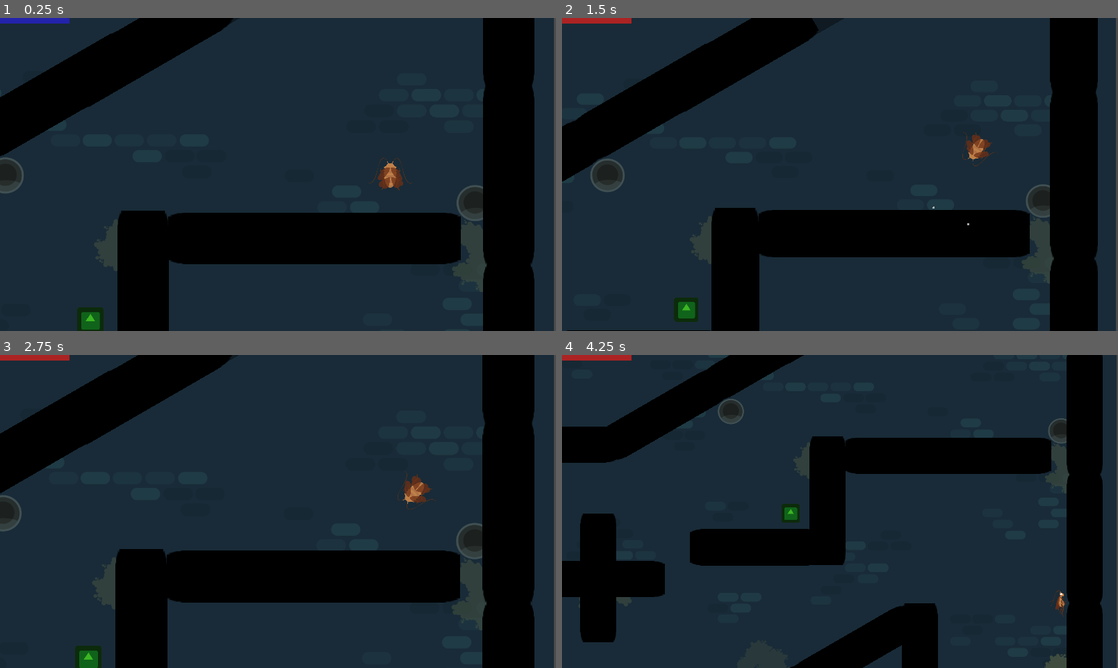
Above: before the commit, frames 1-4 (two rows, left to right).
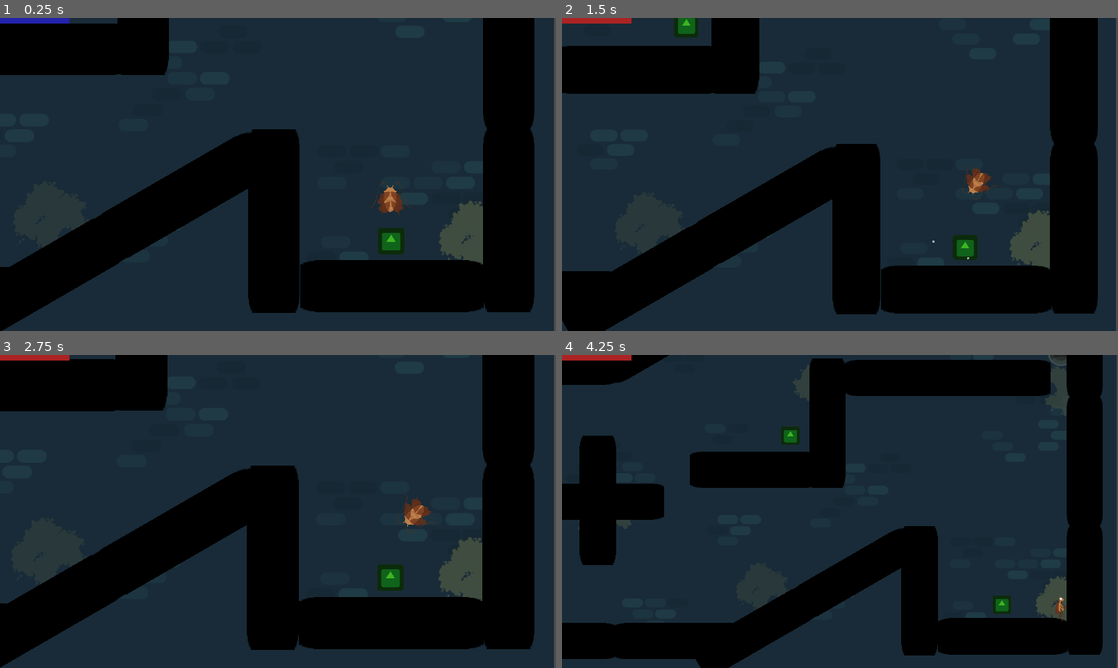
Above: after the commit, the same moments.

Repository: ChibiDenDen/Jook
Game: Godot game, scene res://Scenes/Game.tscn
Same seed, same stepped clock (60 frames per second), same inputs: the game is played once before the commit and once after it. This scene is started directly instead of the project's main scene. The engine's default icon, where the game draws it, is replaced by a stand-in: a white triangle on a blue panel in a dark square.
Inputs (mouse positions are in pixels of both pictures, inside the frame that each line leads up to):
- Up to frame 1 (0.25 s): no input
- Up to frame 2 (1.5 s): move the mouse to (962, 158) at 0.52 s; hold Space (action) 0.53-1.28 s; hold Right (ui_right) from 0.53 s (still down); click (962, 158) at 0.67 s; tap Up (ui_up) at 0.77 s; move the mouse to (728, 190) at 1.27 s; tap Space (action) at 1.35 s
- Up to frame 3 (2.75 s): tap Up (ui_up) at 1.52 s; move the mouse to (333, 442) at 2.02 s; release Right (ui_right) at 2.03 s; hold Left (ui_left) from 2.03 s (still down); hold Space (action) from 2.03 s (still down)
- Up to frame 4 (4.25 s): move the mouse to (812, 574) at 2.77 s; release Left (ui_left) at 2.78 s; release Space (action) at 2.78 s; hold Right (ui_right) from 2.78 s (still down); tap Space (action) at 2.85 s; click (812, 574) at 2.92 s; tap Up (ui_up) at 3.02, 3.77 s; move the mouse to (1006, 558) at 3.52 s; hold Space (action) from 3.53 s (still down)

The runs differ from the first frame. In frame 1, 34% of the frame differs, in the area x 0-97%, y 0-100%; in frame 2, 33%; in frame 3, 34%; in frame 4, 43%, in the area x 0-98%, y 0-100%.

Commit message:
Added some more level with water element

Diff:
--- a/Scenes/Game.tscn
+++ b/Scenes/Game.tscn
@@ -14,6 +14,7 @@
 [ext_resource path="res://Resources/background-05.png" type="Texture" id=12]
 [ext_resource path="res://Objects/Obstacles/Walls/Wall.tscn" type="PackedScene" id=13]
 [ext_resource path="res://Objects/Obstacles/Walls/BreakableWall.tscn" type="PackedScene" id=14]
+[ext_resource path="res://Objects/Obstacles/Water/Water.tscn" type="PackedScene" id=15]
 
 [node name="PhysicsGame" type="Node2D"]
 
@@ -68,113 +69,14 @@
 [node name="Checkpoint2" parent="Checkpoints" instance=ExtResource( 2 )]
 position = Vector2( 1434.57, 640.268 )
 
-[node name="World" type="Node2D" parent="."]
-
-[node name="Wall" parent="World" instance=ExtResource( 13 )]
-position = Vector2( 2450.2, 1172.44 )
-
-[node name="Wall14" parent="World" instance=ExtResource( 13 )]
-position = Vector2( 2450.2, 286.668 )
-
-[node name="Wall2" parent="World" instance=ExtResource( 13 )]
-position = Vector2( 2450.2, 727.966 )
-
-[node name="Wall3" parent="World" instance=ExtResource( 13 )]
-position = Vector2( 2450.2, 727.966 )
-
-[node name="Wall4" parent="World" instance=ExtResource( 13 )]
-position = Vector2( 1880.27, 1174.44 )
-
-[node name="Wall19" parent="World" instance=ExtResource( 13 )]
-position = Vector2( 770.291, 862.988 )
-
-[node name="Wall6" parent="World" instance=ExtResource( 13 )]
-position = Vector2( 1562.42, 597.265 )
-
-[node name="Wall9" parent="World" instance=ExtResource( 13 )]
-position = Vector2( 1656.78, 1116 )
-rotation = 1.0472
-
-[node name="Wall10" parent="World" instance=ExtResource( 13 )]
-position = Vector2( 1310.3, 1316.24 )
-rotation = 1.0472
-
-[node name="Wall5" parent="World" instance=ExtResource( 13 )]
-position = Vector2( 2166.86, 1332.21 )
-rotation = 1.57079
-
-[node name="Wall11" parent="World" instance=ExtResource( 13 )]
-position = Vector2( 1047.74, 1348.08 )
-rotation = 1.57079
-
-[node name="Wall12" parent="World" instance=ExtResource( 13 )]
-position = Vector2( 1310, 757.569 )
-rotation = 1.57079
-
-[node name="Wall13" parent="World" instance=ExtResource( 13 )]
-position = Vector2( 776.762, 867.203 )
-rotation = 1.57079
-
-[node name="Wall20" parent="World" instance=ExtResource( 13 )]
-position = Vector2( 610.265, 403.028 )
-rotation = 1.57079
-
-[node name="Wall21" parent="World" instance=ExtResource( 13 )]
-position = Vector2( 995.395, 299.376 )
-rotation = 1.0472
-
-[node name="Wall22" parent="World" instance=ExtResource( 13 )]
-position = Vector2( 1353.62, 92.5155 )
-rotation = 1.0472
-
-[node name="Wall23" parent="World" instance=ExtResource( 13 )]
-position = Vector2( 1562.42, -25.2101 )
-rotation = 1.0472
-
-[node name="Wall24" parent="World" instance=ExtResource( 13 )]
-position = Vector2( 2095.54, -339.705 )
-rotation = 1.0472
-
-[node name="Wall27" parent="World" instance=ExtResource( 13 )]
-position = Vector2( 2292.31, -454.067 )
-rotation = 1.0472
-
-[node name="Wall25" parent="World" instance=ExtResource( 13 )]
-position = Vector2( 2450.2, -142.936 )
-
-[node name="Wall26" parent="World" instance=ExtResource( 13 )]
-position = Vector2( 2450.2, -575.156 )
-
-[node name="Wall15" parent="World" instance=ExtResource( 13 )]
-position = Vector2( 611.946, 1348.2 )
-rotation = 1.57079
-
-[node name="Wall16" parent="World" instance=ExtResource( 13 )]
-position = Vector2( 283.997, 1206.92 )
-rotation = 2.35619
-
-[node name="Wall17" parent="World" instance=ExtResource( 13 )]
-position = Vector2( 142.726, 878.975 )
-rotation = 3.14159
-
-[node name="Wall18" parent="World" instance=ExtResource( 13 )]
-position = Vector2( 278.952, 546.332 )
-rotation = 3.92699
-
-[node name="Wall7" parent="World" instance=ExtResource( 13 )]
-position = Vector2( 2110.71, 441.362 )
-rotation = 1.57079
-
-[node name="Wall8" parent="World" instance=ExtResource( 13 )]
-position = Vector2( 1846.37, 441.362 )
-rotation = 1.57079
-
-[node name="BreakableWall" parent="World" instance=ExtResource( 14 )]
-position = Vector2( 1817.55, -176.513 )
-rotation = 1.0472
+[node name="Checkpoint3" parent="Checkpoints" instance=ExtResource( 2 )]
+position = Vector2( 1288.57, -575.156 )
+
+[node name="Checkpoint4" parent="Checkpoints" instance=ExtResource( 2 )]
+position = Vector2( 2302.57, -588.376 )
 
 [node name="Player" type="Node2D" parent="."]
-position = Vector2( 2164.47, 286.668 )
+position = Vector2( 2164.47, 1120 )
 
 [node name="PlayerFly" parent="Player" instance=ExtResource( 1 )]
 
@@ -191,3 +93,183 @@
 drag_margin_h_enabled = true
 drag_margin_v_enabled = true
 editor_draw_limits = true
+
+[node name="Water2" type="Node2D" parent="."]
+
+[node name="Water" parent="Water2" instance=ExtResource( 15 )]
+position = Vector2( 570.862, -56.8304 )
+rotation = 1.57079
+scale = Vector2( 13.1759, 13.7382 )
+
+[node name="World" type="Node2D" parent="."]
+
+[node name="Wall" parent="World" instance=ExtResource( 13 )]
+position = Vector2( 2450.2, 1172.44 )
+
+[node name="Wall14" parent="World" instance=ExtResource( 13 )]
+position = Vector2( 2450.2, 286.668 )
+
+[node name="Wall28" parent="World" instance=ExtResource( 13 )]
+position = Vector2( 430.862, -56.8304 )
+
+[node name="Wall35" parent="World" instance=ExtResource( 13 )]
+position = Vector2( 142.688, 505.246 )
+
+[node name="Wall36" parent="World" instance=ExtResource( 13 )]
+position = Vector2( 142.688, 63.9483 )
+
+[node name="Wall37" parent="World" instance=ExtResource( 13 )]
+position = Vector2( 142.688, -365.656 )
+
+[node name="Wall29" parent="World" instance=ExtResource( 13 )]
+position = Vector2( 2099.47, -461.312 )
+rotation = 1.57079
+
+[node name="Wall30" parent="World" instance=ExtResource( 13 )]
+position = Vector2( 1942.99, -620.232 )
+rotation = 3.14159
+
+[node name="Wall31" parent="World" instance=ExtResource( 13 )]
+position = Vector2( 1241.3, -463.431 )
+rotation = 1.57079
+
+[node name="Wall32" parent="World" instance=ExtResource( 13 )]
+position = Vector2( 1402.57, -635.064 )
+rotation = 3.14159
+
+[node name="Wall33" parent="World" instance=ExtResource( 13 )]
+position = Vector2( 1040.23, -302.393 )
+rotation = 3.14159
+
+[node name="Wall34" parent="World" instance=ExtResource( 13 )]
+position = Vector2( 1040.23, 79.7845 )
+rotation = 3.14159
+
+[node name="Wall2" parent="World" instance=ExtResource( 13 )]
+position = Vector2( 2450.2, 727.966 )
+
+[node name="Wall3" parent="World" instance=ExtResource( 13 )]
+position = Vector2( 2450.2, 727.966 )
+
+[node name="Wall4" parent="World" instance=ExtResource( 13 )]
+position = Vector2( 1880.27, 1174.44 )
+
+[node name="Wall19" parent="World" instance=ExtResource( 13 )]
+position = Vector2( 770.291, 862.988 )
+
+[node name="Wall6" parent="World" instance=ExtResource( 13 )]
+position = Vector2( 1562.42, 597.265 )
+
+[node name="Wall9" parent="World" instance=ExtResource( 13 )]
+position = Vector2( 1656.78, 1116 )
+rotation = 1.0472
+
+[node name="Wall10" parent="World" instance=ExtResource( 13 )]
+position = Vector2( 1310.3, 1316.24 )
+rotation = 1.0472
+
+[node name="Wall5" parent="World" instance=ExtResource( 13 )]
+position = Vector2( 2166.86, 1332.21 )
+rotation = 1.57079
+
+[node name="Wall11" parent="World" instance=ExtResource( 13 )]
+position = Vector2( 1047.74, 1348.08 )
+rotation = 1.57079
+
+[node name="Wall12" parent="World" instance=ExtResource( 13 )]
+position = Vector2( 1310, 757.569 )
+rotation = 1.57079
+
+[node name="Wall13" parent="World" instance=ExtResource( 13 )]
+position = Vector2( 776.762, 867.203 )
+rotation = 1.57079
+
+[node name="Wall20" parent="World" instance=ExtResource( 13 )]
+position = Vector2( 610.265, 403.028 )
+rotation = 1.57079
+
+[node name="Wall21" parent="World" instance=ExtResource( 13 )]
+position = Vector2( 996.501, 302.136 )
+rotation = 1.0472
+
+[node name="Wall22" parent="World" instance=ExtResource( 13 )]
+position = Vector2( 1353.62, 92.5155 )
+rotation = 1.0472
+
+[node name="Wall23" parent="World" instance=ExtResource( 13 )]
+position = Vector2( 1562.42, -25.2101 )
+rotation = 1.0472
+
+[node name="Wall24" parent="World" instance=ExtResource( 13 )]
+position = Vector2( 2095.54, -339.705 )
+rotation = 1.0472
+
+[node name="Wall27" parent="World" instance=ExtResource( 13 )]
+position = Vector2( 2292.31, -454.067 )
+rotation = 1.0472
+
+[node name="Wall25" parent="World" instance=ExtResource( 13 )]
+position = Vector2( 2450.2, -142.936 )
+
+[node name="Wall26" parent="World" instance=ExtResource( 13 )]
+position = Vector2( 2450.2, -575.156 )
+
+[node name="Wall44" parent="World" instance=ExtResource( 13 )]
+position = Vector2( 2450.2, -993.156 )
+
+[node name="Wall45" parent="World" instance=ExtResource( 13 )]
+position = Vector2( 2099.47, -1181.16 )
+rotation = -1.57079
+
+[node name="Wall15" parent="World" instance=ExtResource( 13 )]
+position = Vector2( 611.946, 1348.2 )
+rotation = 1.57079
+
+[node name="Wall16" parent="World" instance=ExtResource( 13 )]
+position = Vector2( 283.997, 1206.92 )
+rotation = 2.35619
+
+[node name="Wall17" parent="World" instance=ExtResource( 13 )]
+position = Vector2( 142.726, 878.975 )
+rotation = 3.14159
+
+[node name="Wall18" parent="World" instance=ExtResource( 13 )]
+position = Vector2( 493.582, 403.497 )
+rotation = 4.71238
+
+[node name="Wall7" parent="World" instance=ExtResource( 13 )]
+position = Vector2( 2110.71, 441.362 )
+rotation = 1.57079
+
+[node name="Wall8" parent="World" instance=ExtResource( 13 )]
+position = Vector2( 1846.37, 441.362 )
+rotation = 1.57079
+
+[node name="Wall38" parent="World" instance=ExtResource( 13 )]
+position = Vector2( 1710.37, -1182.64 )
+rotation = 1.57079
+
+[node name="Wall39" parent="World" instance=ExtResource( 13 )]
+position = Vector2( 1268.57, -1184.64 )
+rotation = 1.57079
+
+[node name="Wall40" parent="World" instance=ExtResource( 13 )]
+position = Vector2( 833.011, -1186.64 )
+rotation = 1.57079
+
+[node name="Wall41" parent="World" instance=ExtResource( 13 )]
+position = Vector2( 582.569, -1026.64 )
+rotation = 3.40339
+
+[node name="Wall42" parent="World" instance=ExtResource( 13 )]
+position = Vector2( 493.582, -704.638 )
+rotation = 3.40339
+
+[node name="Wall43" parent="World" instance=ExtResource( 13 )]
+position = Vector2( 430.862, -497.55 )
+rotation = 3.14159
+
+[node name="BreakableWall" parent="World" instance=ExtResource( 14 )]
+position = Vector2( 1817.55, -176.513 )
+rotation = 1.0472
+scale = Vector2( 1.96, 6.96 )
Not shown: 1 places in Scenes/Game.tscn that only renumber resources
